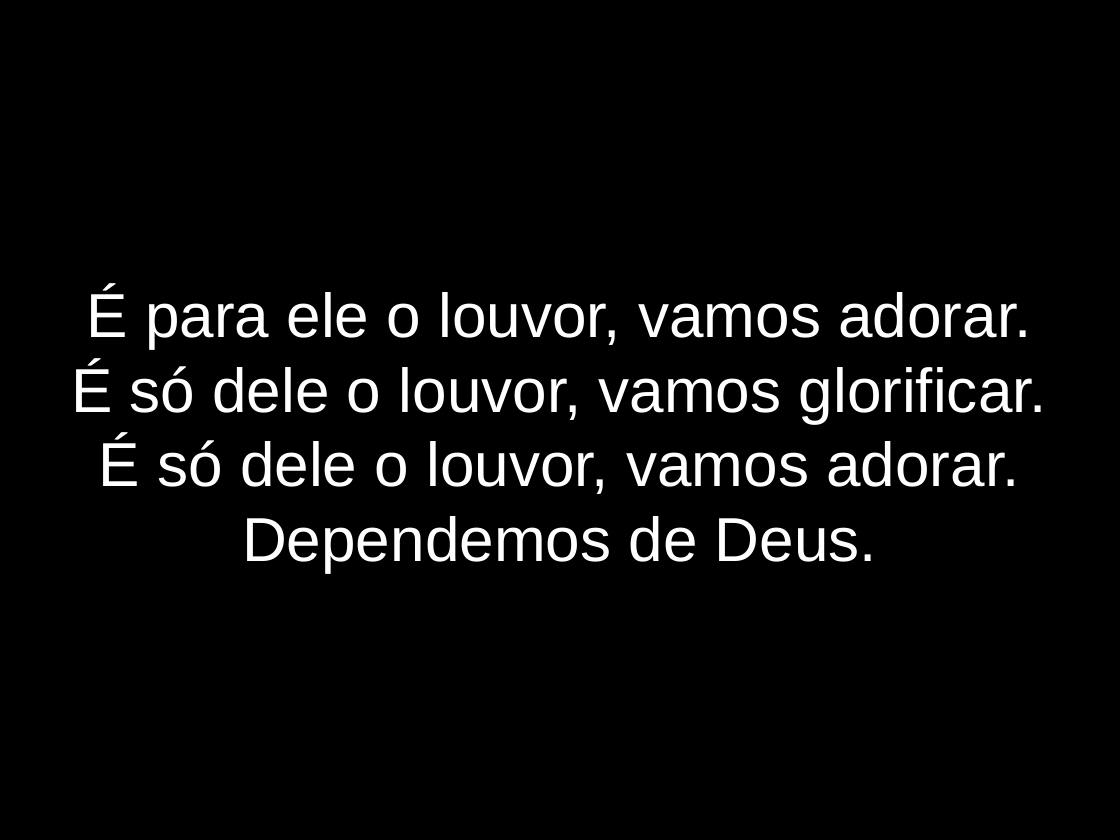
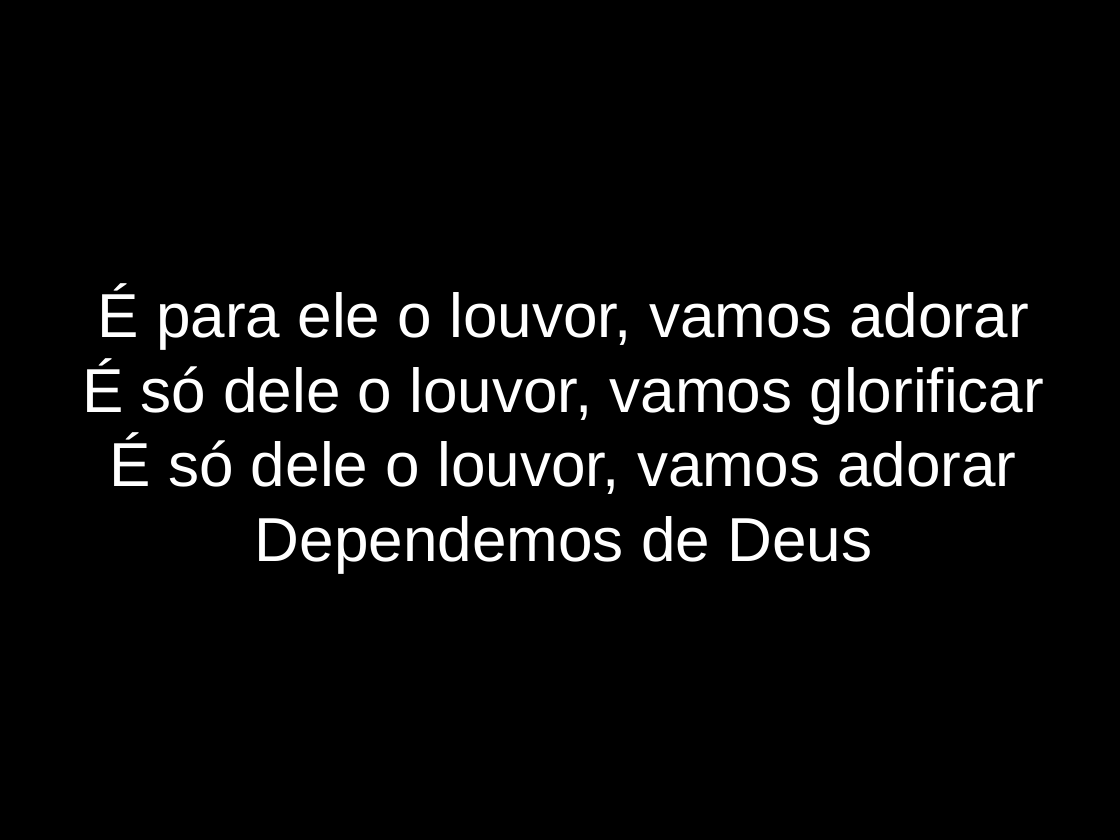
Before and after one commit to lazaroness/ChurchFiles, a slide deck: slide 10 of Elshaday/LetrasApresentacao/DependemosDeDeus.odp (slide 12 before the commit). Drawn at 1120x840 pixels with LibreOffice and Linux fonts; fonts in the diff are those of the drawing. Boxes give left, top, right and bottom in pixels: in the first picture for what was removed or moved away, otherwise in the second. Text is boxed around its words. In the diff, an @@ line names an element or a change of style, - is before the commit and + after.

```diff
--- a/Elshaday/LetrasApresentacao/DependemosDeDeus.odp
+++ b/Elshaday/LetrasApresentacao/DependemosDeDeus.odp
@@ subtitle at [82,288,1044,572]: text changed @@
-É para ele o louvor, vamos adorar.
-É só dele o louvor, vamos glorificar.
-É só dele o louvor, vamos adorar.
-Dependemos de Deus.
+É para ele o louvor, vamos adorar
+É só dele o louvor, vamos glorificar
+É só dele o louvor, vamos adorar
+Dependemos de Deus
```
Also in this commit, not shown: 9 other slides changed, 2 slides removed, 15 other files.
